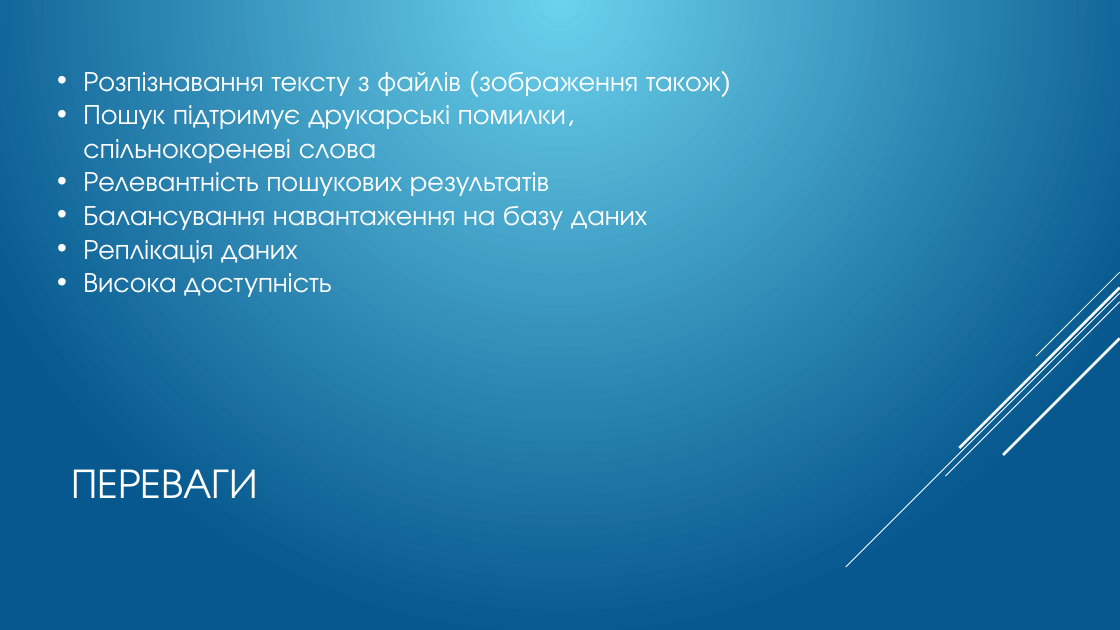
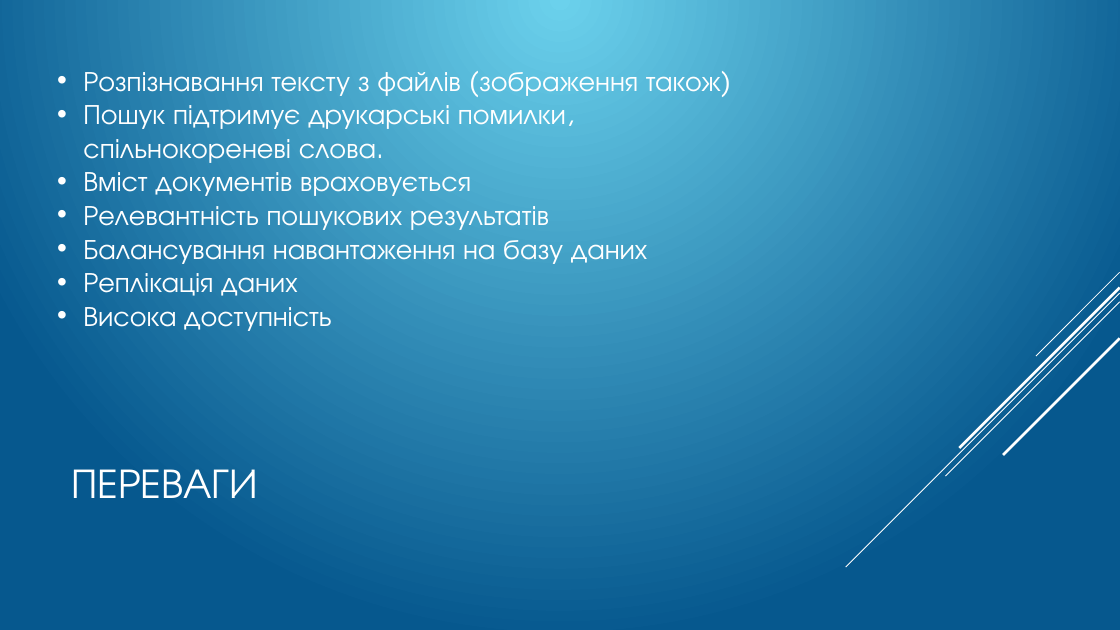
Before and after one commit to Deadid/kursach4, a slide deck: slide 7 of Presentation.pptx. Drawn at 1120x630 pixels with LibreOffice and Linux fonts; fonts in the diff are those of the drawing. Boxes give left, top, right and bottom in pixels: in the first picture for what was removed or moved away, otherwise in the second. Text is boxed around its words. In the diff, an @@ line names an element or a change of style, - is before the commit and + after.

Commit message:
Presentation

```diff
--- a/Presentation.pptx
+++ b/Presentation.pptx
@@ text at [83,105,566,196]: text changed @@
-• Пошук підтримує друкарські помилки, спільнокореневі слова
+• Пошук підтримує друкарські помилки, спільнокореневі слова.
+• Вміст документів враховується
```
Also in this commit, not shown: 3 other slides changed, 6 slides added, 1 other file.
